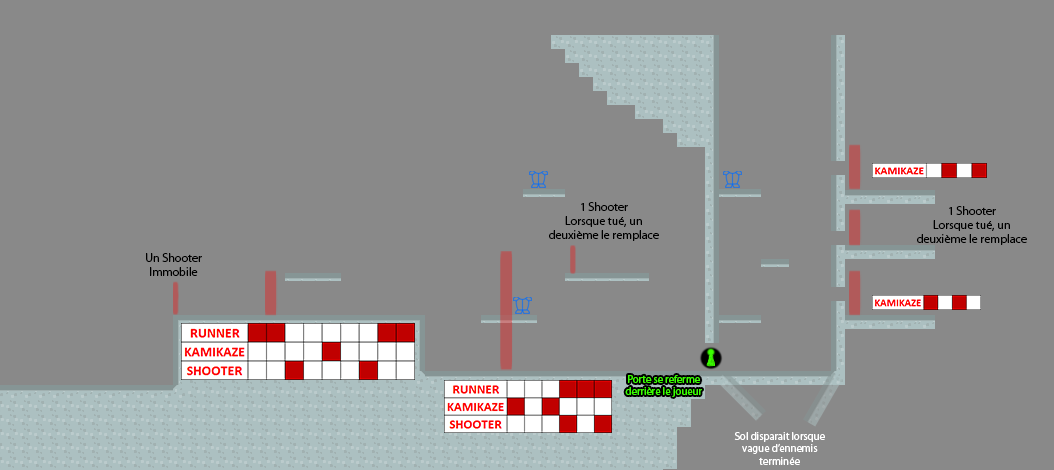
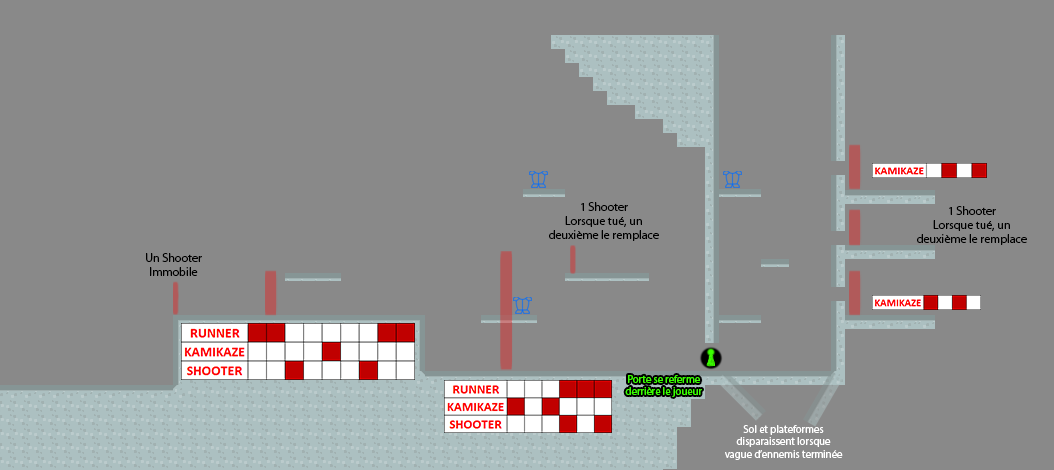
Two versions of the same layered image (1054x470). Layer-by-layer changes:
renamed "Sol disparait lorsque vague d’ennemis terminée" to "Sol et plateformes disparaissent lorsque vague d’ennemis termin", painted on it over box(725, 425, 843, 465)
